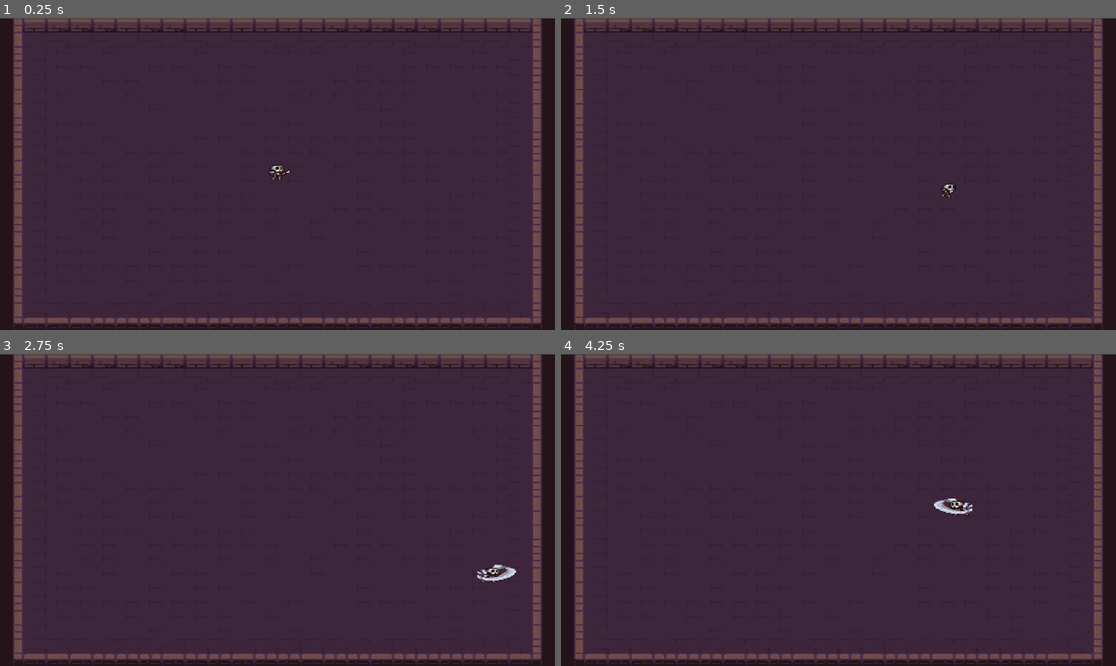
Above: before the commit, frames 1-4 (two rows, left to right).
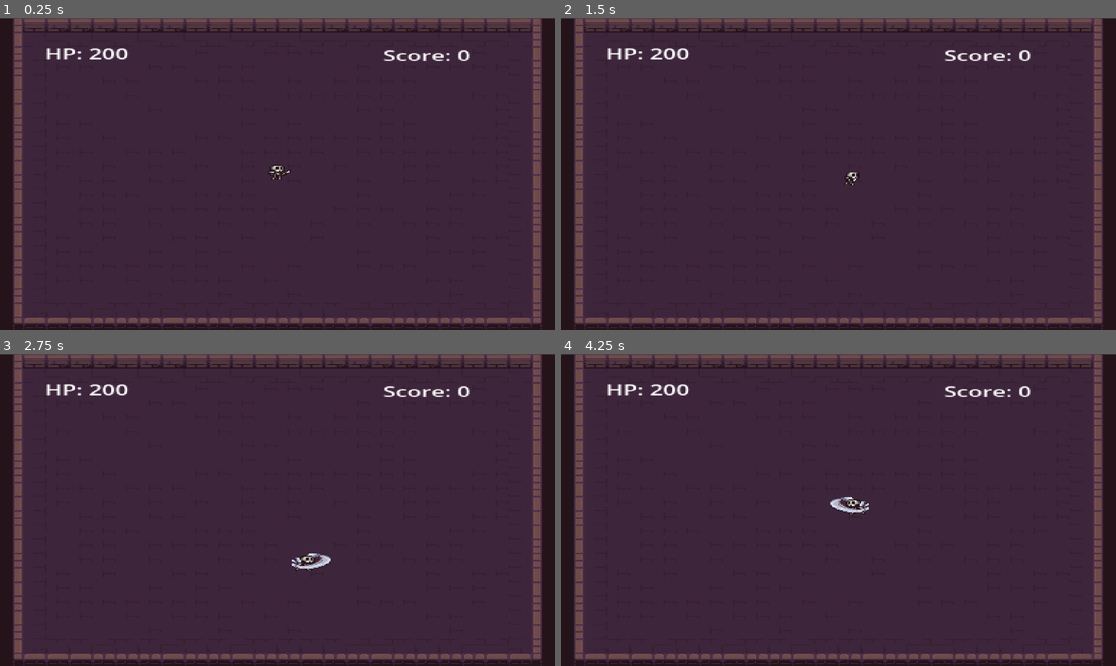
Above: after the commit, the same moments.

Repository: Fletch-PM/Combat-Test
Game: Godot game, scene res://Scene/game.tscn
Two runs of this game, one before a commit and one after it. Both use one fixed random seed, a clock stepped at 60 frames per second and the inputs below.
Inputs:
- Up to frame 1 (0.25 s): no input
- Up to frame 2 (1.5 s): hold D (Right) 0.53-1.28 s; tap F (Attack) at 0.6, 1.35 s; hold S (Down) from 1.28 s (still down)
- Up to frame 3 (2.75 s): release S (Down) at 2.03 s; hold D (Right) from 2.03 s (still down); tap F (Attack) at 2.1 s
- Up to frame 4 (4.25 s): release D (Right) at 2.78 s; hold W (Up) 2.78-3.53 s; tap F (Attack) at 2.85, 3.6 s; hold A (Left) from 3.53 s (still down)

The runs differ from the first frame. In frame 1, 0.6% of the frame differs, in the area x 8-85%, y 9-14%; in frame 2, 0.7%; in frame 3, 1.0%, in the area x 8-93%, y 9-74%; in frame 4, 1.0%.

Commit message:
add ui for hp and score add a game difficulty function while progressing game by score

Diff:
--- a/Scene/enemy.tscn
+++ b/Scene/enemy.tscn
@@ -425,9 +425,9 @@
 shape = SubResource("CircleShape2D_vmi60")
 
 [node name="Knockback Timer" type="Timer" parent="."]
-wait_time = 0.3
 
 [node name="Attack Timer" type="Timer" parent="."]
+wait_time = 2.0
 
 [connection signal="body_entered" from="Enemy Attack" to="." method="_on_enemy_attack_body_entered"]
 [connection signal="body_exited" from="Enemy Attack" to="." method="_on_enemy_attack_body_exited"]
--- a/Scene/game.tscn
+++ b/Scene/game.tscn
@@ -1,24 +1,53 @@
-[gd_scene load_steps=4 format=3 uid="uid://bji8yp5pur7yo"]
+[gd_scene load_steps=5 format=3 uid="uid://bji8yp5pur7yo"]
 
+[ext_resource type="PackedScene" uid="uid://jpvhubfquo7p" path="res://Scene/game_manager.tscn" id="1_03iqk"]
 [ext_resource type="PackedScene" uid="uid://djf3q8r3bdmt4" path="res://Scene/lvl_1.tscn" id="1_w51g1"]
 [ext_resource type="PackedScene" uid="uid://bxtf4krlwth48" path="res://Scene/player.tscn" id="2_4jv7b"]
 [ext_resource type="PackedScene" uid="uid://0ytjthayx6wg" path="res://Scene/enemy_spawner.tscn" id="4_03iqk"]
 
 [node name="Game" type="Node"]
 
-[node name="lvl 1" parent="." instance=ExtResource("1_w51g1")]
+[node name="GameManager" parent="." instance=ExtResource("1_03iqk")]
+unique_name_in_owner = true
+
+[node name="lvl 1" parent="GameManager" instance=ExtResource("1_w51g1")]
 position = Vector2(22, 486)
 
-[node name="Game Camera" type="Camera2D" parent="."]
+[node name="Game Camera" type="Camera2D" parent="GameManager"]
 position = Vector2(213, 146)
 scale = Vector2(0.695726, 0.550055)
 zoom = Vector2(3, 1.848)
 limit_top = -10000002
 
-[node name="Player" parent="." instance=ExtResource("2_4jv7b")]
+[node name="Player" parent="GameManager" instance=ExtResource("2_4jv7b")]
 top_level = true
 visibility_layer = 1023
 position = Vector2(215, 143)
 
-[node name="Enemy Spawner" parent="." instance=ExtResource("4_03iqk")]
+[node name="Enemy Spawner" parent="GameManager" instance=ExtResource("4_03iqk")]
 position = Vector2(-25, -11)
+
+[node name="Score" type="Label" parent="GameManager"]
+anchors_preset = -1
+anchor_left = 0.01
+anchor_top = -0.018
+anchor_right = 0.01
+anchor_bottom = -0.018
+offset_left = 274.48
+offset_top = 12.664
+offset_right = 330.48
+offset_bottom = 35.664
+text = "Score: 0"
+
+[node name="Health" type="Label" parent="GameManager"]
+offset_left = 52.0
+offset_top = -1.0
+offset_right = 110.0
+offset_bottom = 22.0
+text = "HP: 200"
+
+[connection signal="score_reached_100" from="GameManager" to="GameManager/Enemy Spawner" method="_on_game_manager_score_reached_100"]
+[connection signal="score_reached_150" from="GameManager" to="GameManager/Enemy Spawner" method="_on_game_manager_score_reached_150"]
+[connection signal="score_reached_200" from="GameManager" to="GameManager/Enemy Spawner" method="_on_game_manager_score_reached_200"]
+[connection signal="score_reached_50" from="GameManager" to="GameManager/Enemy Spawner" method="_on_game_manager_score_reached_50"]
+[connection signal="minushealth" from="GameManager/Player" to="GameManager" method="_on_player_minushealth"]
--- /dev/null
+++ b/Scene/game_manager.tscn
@@ -0,0 +1,6 @@
+[gd_scene load_steps=2 format=3 uid="uid://jpvhubfquo7p"]
+
+[ext_resource type="Script" uid="uid://cmhbwtrkp01tf" path="res://Scipt/game_manager.gd" id="1_5n28g"]
+
+[node name="GameManager" type="Node"]
+script = ExtResource("1_5n28g")
--- a/Scene/health_component.tscn
+++ /dev/null
@@ -1,6 +0,0 @@
-[gd_scene load_steps=2 format=3 uid="uid://d0er85as8s8tk"]
-
-[ext_resource type="Script" uid="uid://bxhddvg33ydnl" path="res://Scipt/health_component.gd" id="1_0qbsn"]
-
-[node name="Health Component" type="Node2D"]
-script = ExtResource("1_0qbsn")
--- a/Scipt/enemy.gd
+++ b/Scipt/enemy.gd
@@ -3,6 +3,7 @@
 const SPEED = 50
 
 var player: CharacterBody2D = null
+var current_target: Node2D = null
 var chase_player: bool = false
 var player_in_attack_range: bool = false
 var health: int = 50
@@ -12,10 +13,12 @@
 var attacking = false
 var can_attack = true  # Cooldown flag
 
+signal add_point
+
+@onready var game_manager: Node = get_node("/root/Game/GameManager")
 @onready var anim: AnimatedSprite2D = $"Enemy Sprite"
 @onready var Attack_Hitbox = $"Enemy Attack"
 @onready var attack_cooldown: Timer = $"Attack Timer"
-@onready var Knockback = $"Knockback Timer"
 
 func _ready():
 	add_to_group("Enemy")
@@ -40,44 +43,46 @@
 			anim.play("Idle")
 
 	move_and_slide()
-#End of Chase Player Logic
 
-#Attack Logic
+# Attack Logic
 func _on_enemy_attack_body_entered(body: Node2D) -> void:
 	if body.is_in_group("Player") and body.has_method("damage"):
 		player_in_attack_range = true
+		current_target = body
+
+
 		if not attacking and can_attack:
-			_start_attack(body)
+			_start_attack()
 
 func _on_enemy_attack_body_exited(body: Node2D) -> void:
 	if body.is_in_group("Player"):
 		player_in_attack_range = false
+		current_target = null
 
-func _start_attack(target: Node2D) -> void:
-	if is_dead or attacking or not can_attack:
+
+func _start_attack() -> void:
+	if is_dead or attacking or not can_attack or current_target == null:
 		return
 
 	attacking = true
-	can_attack = false  # Block next attack until cooldown ends
+	can_attack = false
 	anim.play("Attack")
 	await anim.animation_finished
 
-	if target and target.is_inside_tree():
-		target.damage(attack_damage)
+	if player_in_attack_range and current_target and current_target.is_inside_tree():
+		current_target.damage(attack_damage)
 		print("Enemy dealt", attack_damage, "damage to player.")
 
 	attacking = false
-	attack_cooldown.start()  # Start cooldown
+	attack_cooldown.start()
 
-#Attack Cooldown
 func _on_attack_timer_timeout() -> void:
 	can_attack = true
 
-	if player_in_attack_range and player and not is_dead:
-		_start_attack(player)
-#End of Attack Logic
+	if player_in_attack_range and current_target and not is_dead:
+		_start_attack()
 
-#Chase Player Logic
+# Chase Player Logic
 func _on_enemy_aggro_range_body_entered(body: Node) -> void:
 	if body.is_in_group("Player"):
 		player = body
@@ -88,7 +93,7 @@
 		player = null
 		chase_player = false
 
-#Taking Damage Logic
+# Taking Damage Logic
 func damage(attack_damage: int) -> void:
 	if is_dead:
 		return
@@ -105,6 +110,9 @@
 	is_dead = true
 	velocity = Vector2.ZERO
 	anim.play("Death")
+	attack_cooldown.stop()
 	await anim.animation_finished
+
+	emit_signal("add_point")
+	game_manager.add_point()
 	queue_free()
-#End of Taking Damage Logic
--- a/Scipt/enemy_spawner.gd
+++ b/Scipt/enemy_spawner.gd
@@ -41,3 +41,19 @@
 	main.add_child(vampire)
 
 	print("Spawned enemy at ", vampire.position)
+
+func _on_game_manager_score_reached_50() -> void:
+	$SpawnTimer.wait_time = 4.0
+	print("Score reached 50! SpawnTimer set to 4 second.")
+
+func _on_game_manager_score_reached_100() -> void:
+	$SpawnTimer.wait_time = 3.0
+	print("Score reached 100! SpawnTimer set to 3 second.")
+
+func _on_game_manager_score_reached_150() -> void:
+	$SpawnTimer.wait_time = 2.0
+	print("Score reached 150! SpawnTimer set to 2 second.")
+
+func _on_game_manager_score_reached_200() -> void:
+	$SpawnTimer.wait_time = 1.0
+	print("Score reached 200! SpawnTimer set to 1 second.")
--- /dev/null
+++ b/Scipt/game_manager.gd
@@ -0,0 +1,31 @@
+extends Node
+
+var score = 0
+var health := 200
+
+signal score_reached_50
+signal score_reached_100
+signal score_reached_150
+signal score_reached_200
+
+@onready var healthlabel: Label = $Health
+@onready var scorecount: Label = $Score
+@onready var enemy_spawner: Node2D = $"Enemy Spawner"
+
+func _on_player_minushealth() -> void:
+	if health:
+		health -= 20
+		healthlabel.text = "HP: %d" % health
+
+func add_point():
+	score += 10
+	scorecount.text = "Score: %d" % score
+
+	if score == 50:
+		emit_signal("score_reached_50")
+	if score == 100:
+		emit_signal("score_reached_100")
+	if score == 150:
+		emit_signal("score_reached_150")
+	if score == 200:
+		emit_signal("score_reached_200")
--- a/Scipt/player.gd
+++ b/Scipt/player.gd
@@ -5,25 +5,31 @@
 var last_direction: Vector2 = Vector2.RIGHT
 var attack_damage = 25
 var attacking = false
-var hit_cooldown = false
-var health: int = 100
+var health: int = 200
 var taking_damage: bool = false
 var is_dead: bool = false
 var bodies_in_attack_area: Array = []
 
+signal minushealth
+
+@onready var game_manager: Node = get_node("/root/Game/GameManager")
 @onready var anim = $"Player Sprite"
 @onready var Attack_Hitbox = $"Player Attack Hitbox"
 @onready var attack_timer = $"Attack Timer"
 @onready var hitbox_default_offset = Attack_Hitbox.position
 
-# Movement starter
 func _physics_process(_delta: float) -> void:
 	if is_dead:
-		return  # Prevent any movement or input if dead
+		return
+
+	# Prevent movement during attack
+	if attacking:
+		velocity = Vector2.ZERO
+		move_and_slide()
+		return
 
 	velocity = Vector2.ZERO
 
-# Movement input
 	if Input.is_action_pressed("Left"):
 		velocity.x -= 1
 	if Input.is_action_pressed("Right"):
@@ -36,12 +42,11 @@
 	velocity = velocity.normalized() * SPEED
 	move_and_slide()
 
-func _process(_delta):
+func _process(_delta: float) -> void:
 	if is_dead:
 		return
-#End of Movement Logic
 
-# Flip sprite and attack hitbox direction
+	# Flip sprite and hitbox
 	if velocity.x < 0:
 		anim.flip_h = true
 		Attack_Hitbox.position = hitbox_default_offset + Vector2(-15, 0)
@@ -49,7 +54,7 @@
 		anim.flip_h = false
 		Attack_Hitbox.position = hitbox_default_offset + Vector2(15, 0)
 
-# Animation handling
+	# Animation handling
 	if not attacking:
 		if velocity.length() > 0:
 			last_direction = velocity.normalized()
@@ -57,22 +62,19 @@
 		else:
 			anim.play("Idle")
 
-# Attack input
+	# Attack input
 	if Input.is_action_just_pressed("Attack") and not attacking:
 		_start_attack()
 
-#Attack Logic
+# Attack Logic
 func _start_attack() -> void:
 	attacking = true
-	hit_cooldown = false
 	anim.play("Attack")
 	attack_timer.start()
 
 	for body in bodies_in_attack_area:
-		if body != null and body.is_in_group("Enemy") and body.has_method("damage") and not hit_cooldown:
+		if body != null and body.is_in_group("Enemy") and body.has_method("damage"):
 			body.damage(attack_damage)
-			hit_cooldown = true
-			return
 
 func _on_player_attack_hitbox_body_entered(body: Node2D) -> void:
 	if not bodies_in_attack_area.has(body):
@@ -84,25 +86,25 @@
 
 func _on_attack_timer_timeout() -> void:
 	attacking = false
-#End Of Attack Logic
 
-#Taking Damage Logic
+# Taking Damage Logic
 func damage(attack_damage: int) -> void:
 	if is_dead:
 		return
 
 	health -= attack_damage
 	taking_damage = true
-	print("player is taking", attack_damage, "damage! Current HP:", health)
+	print("Player is taking", attack_damage, "damage! Current HP:", health)
 
 	if health <= 0:
 		die()
 	else:
+		emit_signal("minushealth")
 		anim.play("Damaged")
 
 func die() -> void:
 	is_dead = true
 	velocity = Vector2.ZERO
+	emit_signal("minushealth")
 	anim.play("Death")
 	await anim.animation_finished
-#End Taking Damage Logic
Not shown, added: Scipt/game_manager.gd.uid
